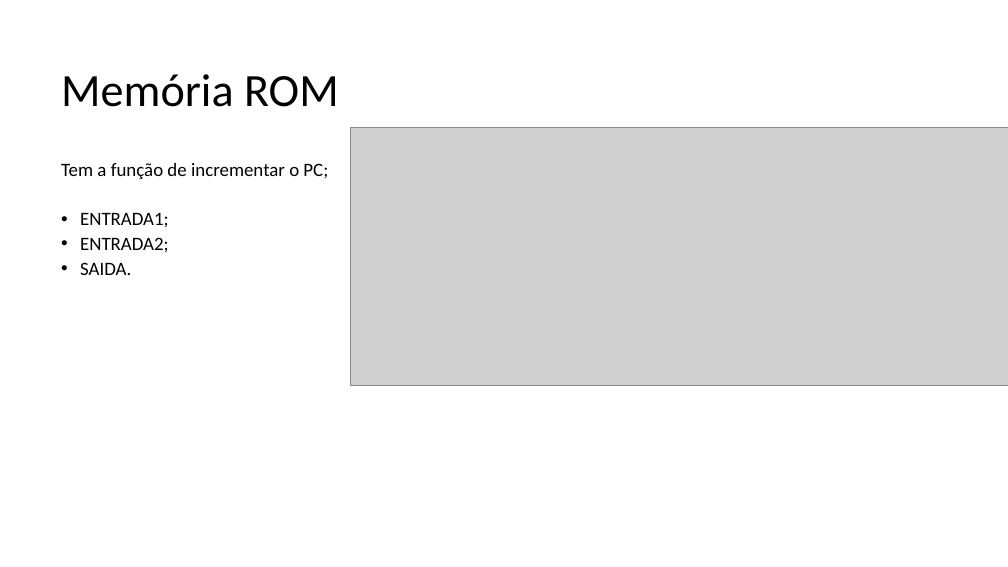
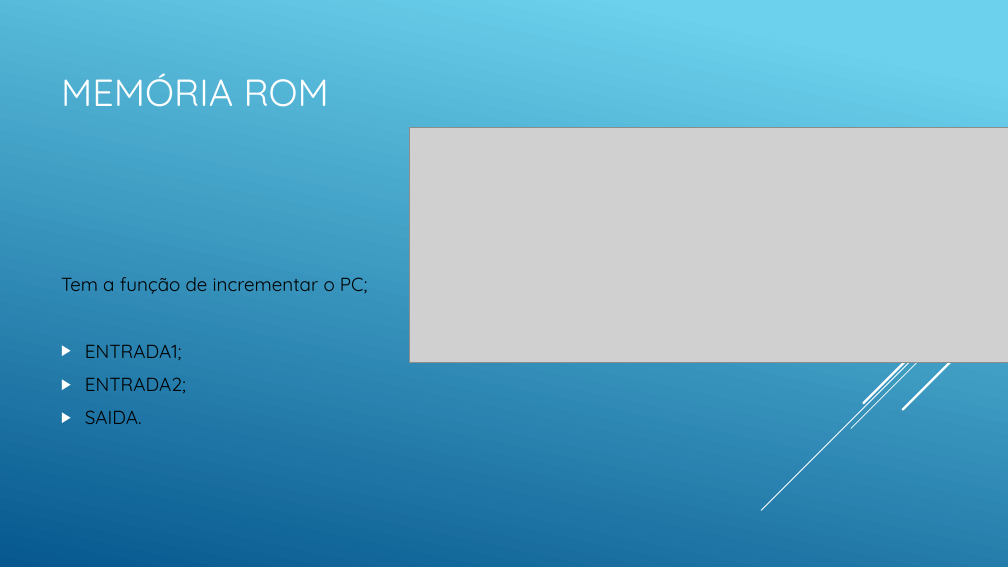
Before and after one commit to Tarlison/Projeto_Final_AOC_2018.2, a slide deck: slide 12 of Processador Uniciclo 16 bits.pptx. Drawn at 1008x567 pixels with LibreOffice and Linux fonts; fonts in the diff are those of the drawing; grey boxes stand for pictures. Boxes give left, top, right and bottom in pixels: in the first picture for what was removed or moved away, otherwise in the second. Text is boxed around its words. In the diff, an @@ line names an element or a change of style, - is before the commit and + after.

```diff
--- a/Processador Uniciclo 16 bits.pptx
+++ b/Processador Uniciclo 16 bits.pptx
@@ background #FFFFFF to gradient #6ED2EB to #06588E @@
@@ title at [61, 73, 329, 107]: text changed; size 44 to 36 pt; font Calibri to Quicksand; text colour #000000 to #FFFFFF @@
-Memória ROM
+MEMÓRIA ROM
@@ picture: place and size @@
-picture at [350, 128, 1008, 386]
+picture at [410, 128, 1008, 362]
@@ text "Tem a função de incrementar ..." at [61, 277, 367, 424]: font Calibri to Quicksand; line spacing 0.9 to 1; more space between paragraphs; bullet • to ▶; vertical alignment top to middle @@
@@ group added at [761, 259, 1008, 510]: 4 lines @@
```
Also in this commit, not shown: 14 other slides changed.
